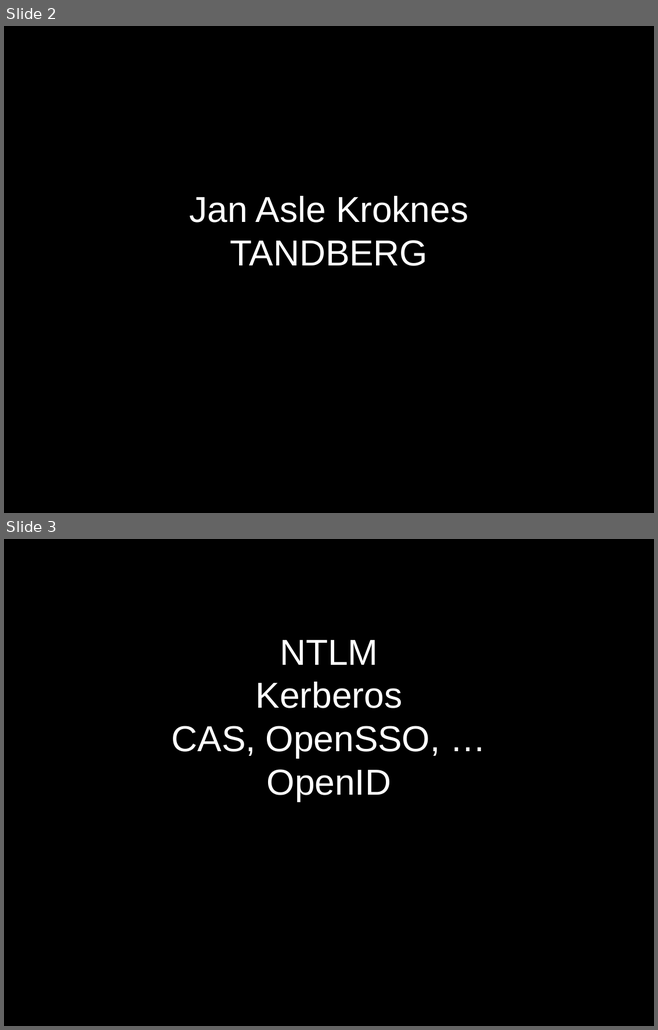
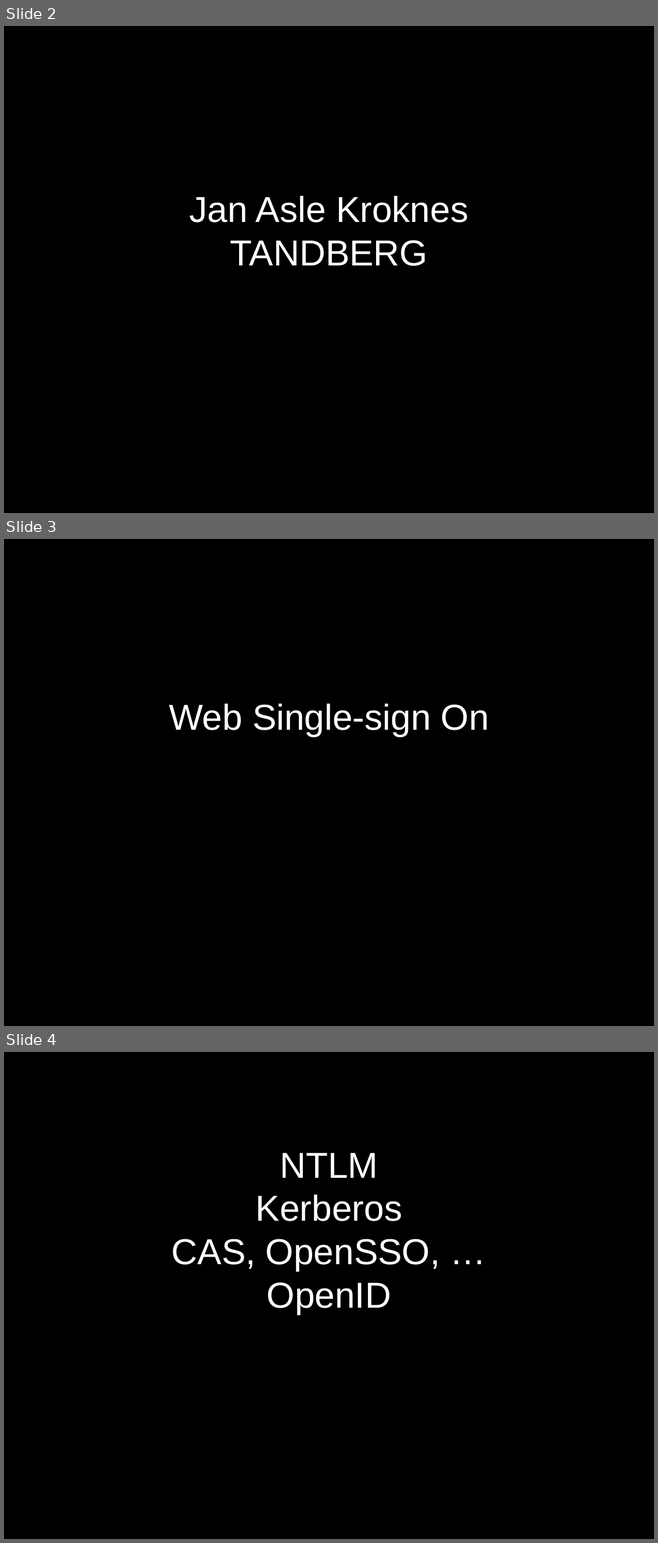
Before and after one commit to janasle/javabin-saml-demo, a slide deck: notes/javabin_saml.ppt. Shown one above the other, each under a label of ours: slides 2 and 3 before the commit, slides 2, 3 and 4 after it. The pictures are 658x1030 and 658x1543 pixels, drawn with LibreOffice and Linux fonts; fonts in the diff are those of the drawing. Boxes give left, top, right and bottom in pixels: in the first picture for what was removed or moved away, otherwise in the second. Text is boxed around its words. In the diff, an @@ line names an element or a change of style, - is before the commit and + after.

Commit message:
updated slides

```diff
--- a/notes/javabin_saml.ppt
+++ b/notes/javabin_saml.ppt
@@ slide 3 added at (x1=4, y1=539, x2=654, y2=1026), background #000000 @@
@@ text added at (x1=169, y1=704, x2=489, y2=736), 40 pt, text #FFFFFF @@
+Web Single-sign On
@@ what was slide 3 is now slide 4 @@
```
Also in this commit, not shown: 1 other slide added, 7 other files.
